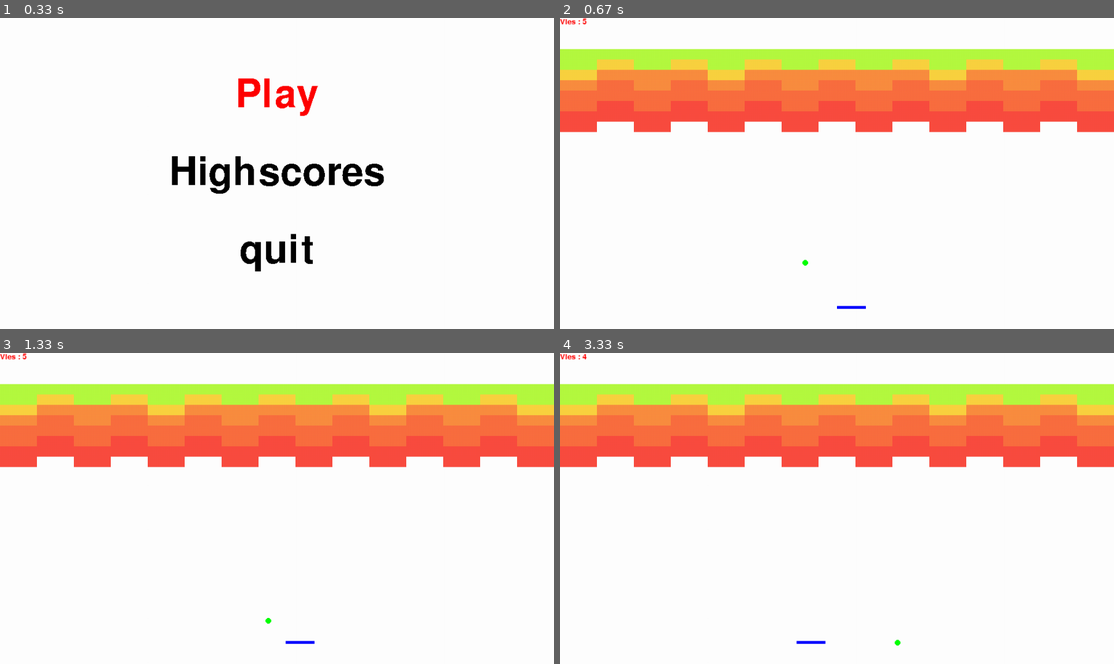
Above: before the commit, frames 1-4 (two rows, left to right).
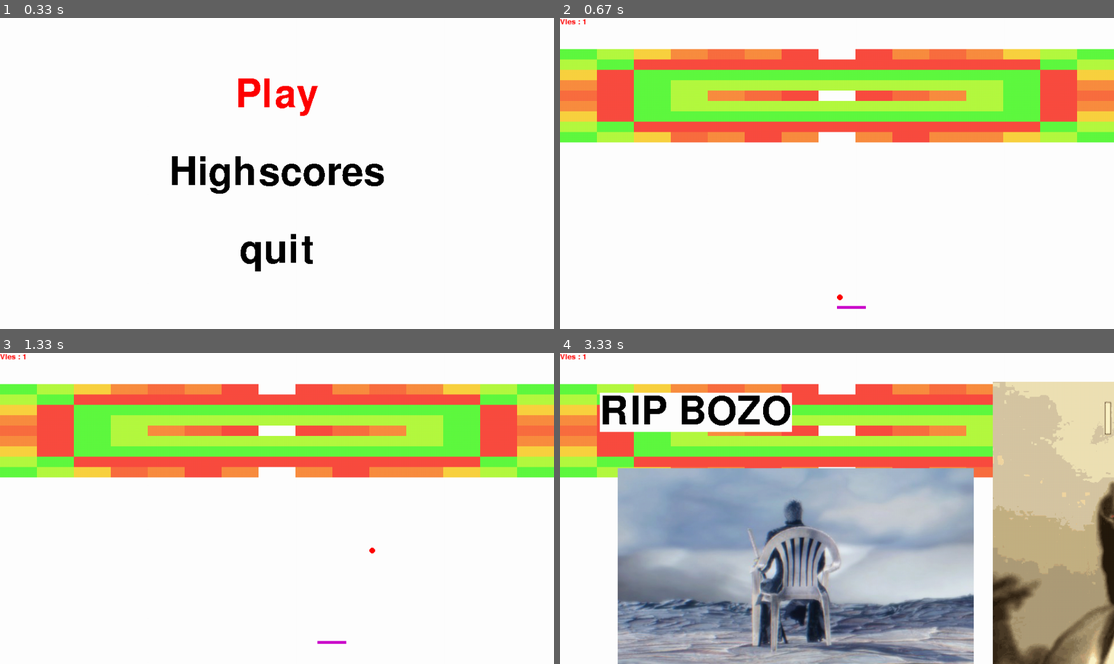
Above: after the commit, the same moments.

Repository: Arcthuruss/breakout
Game: pygame game, started from casse-brique.py
Two runs of this game, one before a commit and one after it. Both use one fixed random seed, a clock stepped at 60 frames per second and the inputs below.
Inputs:
- Up to frame 1 (0.33 s): no input
- Up to frame 2 (0.67 s): tap Enter at 0.33 s
- Up to frame 3 (1.33 s): hold Right from 1.22 s (still down)
- Up to frame 4 (3.33 s): release Right at 1.68 s; hold Left 1.72-2.25 s; hold Left 2.28-2.68 s

Frame 1 is identical in both runs. In frame 2, 25% of the frame differs, in the area x 0-100%, y 0-94%; in frame 3, 25%; in frame 4, 79%, in the area x 0-100%, y 0-100%.

Commit message:
now with better colors !!!!!!!!!!!!!!!!

Diff:
--- a/casse-brique.py
+++ b/casse-brique.py
@@ -13,15 +13,19 @@
 def watiPopup(icon,title,path):
     popup = tk.Tk()
     popup.wm_title(title)
-    popup.geometry("250x150")
+    popup.geometry("230x120")
     label = tk.Label(popup)
+    ico = Image.open('./textures/petah.jpeg')
+    photo = ImageTk.PhotoImage(ico)
+    popup.wm_iconphoto(False, photo)
     label.pack(side="top", fill="x", pady=10)
     img = ImageTk.PhotoImage(Image.open(path))
     label = tk.Label(popup, image = img)
-    label.pack(fill = "both", expand = "yes")
+    label.pack(expand = "yes")
     B1 = tk.Button(popup, text="OK", command = popup.destroy)
     B1.pack()
     popup.mainloop()
+
 
 pygame.mixer.init()
 if splash_text == "Ambasing" :
@@ -37,7 +41,7 @@
 balle=Balle(400,400)
 raquette=Raquette(largeur_fenetre//2,hauteur_fenetre-40)
 
-briques = read_pattern(2,'Lunatic')
+briques = read_pattern(3,'Lunatic')
 
 #shut the fuck up
 if music=="Bury_the_light":
--- a/gestion_fenetre.py
+++ b/gestion_fenetre.py
@@ -6,6 +6,7 @@
 BLUE=(0,0,255)
 RED=(255,0,0)
 GREEN=(0,255,0)
+PUPEL=(204, 0, 204)
 
 #Cool color collection !!
 HP1=(250, 77, 65)
@@ -60,7 +61,7 @@
 	Sortie:
 		rien
 	"""
-	pygame.draw.rect(fenetre, BLUE, (raquette.x, raquette.y, raquette.largeur, raquette.hauteur))
+	pygame.draw.rect(fenetre, PUPEL, (raquette.x, raquette.y, raquette.largeur, raquette.hauteur))
 
 def tracerBrique(fenetre, brique):
 	"""
@@ -82,7 +83,7 @@
 	Sortie:
 		rien
 	"""
-	pygame.draw.circle(fenetre, GREEN, (balle.x+balle.taille//2, balle.y+balle.taille//2), balle.taille//2)
+	pygame.draw.circle(fenetre, RED, (balle.x+balle.taille//2, balle.y+balle.taille//2), balle.taille//2)
 
 def actualiserAffichage(fenetre,rectangle=None):
 	"""
--- a/menu.py
+++ b/menu.py
@@ -1,7 +1,7 @@
 from gestion_fenetre import *
 from time import sleep
 
-difficulty = "Easy"
+difficulty = "Lunatic"
 
 def start(fenetre) :
     options = ["Play","Highscores","quit"]
